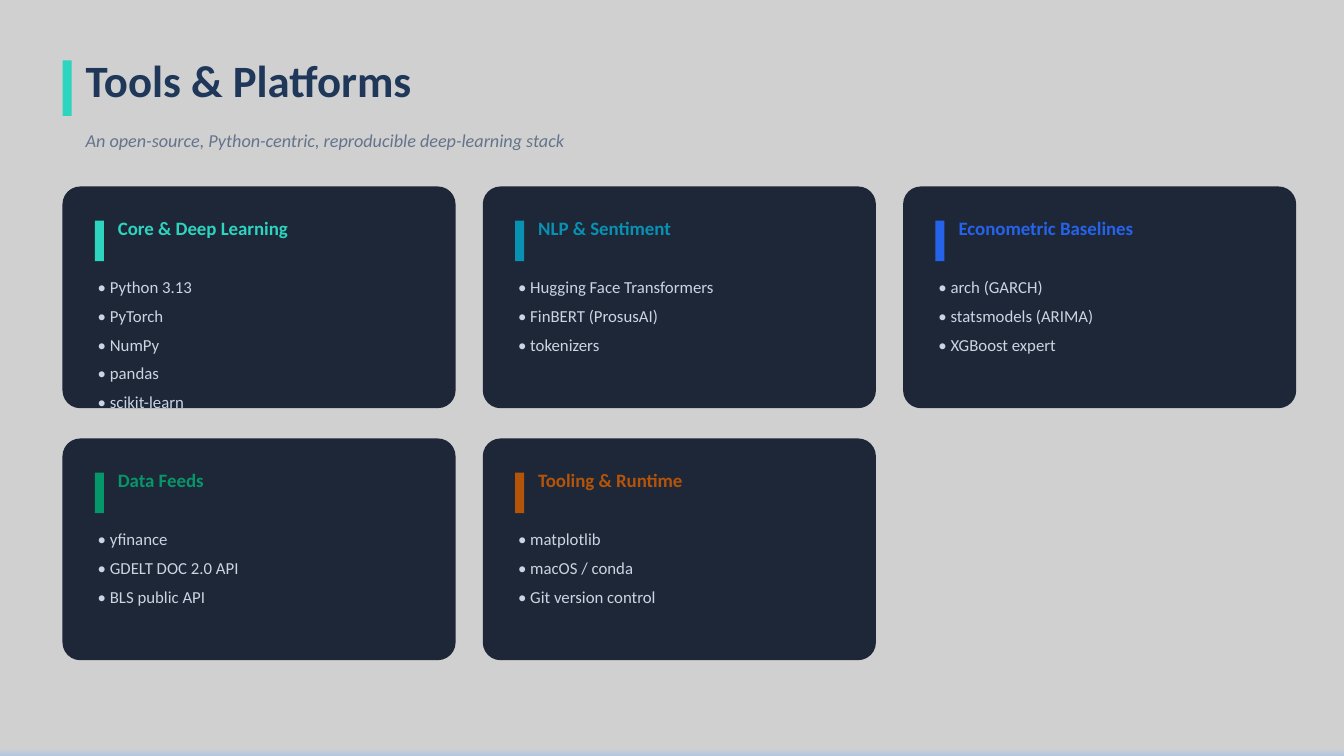
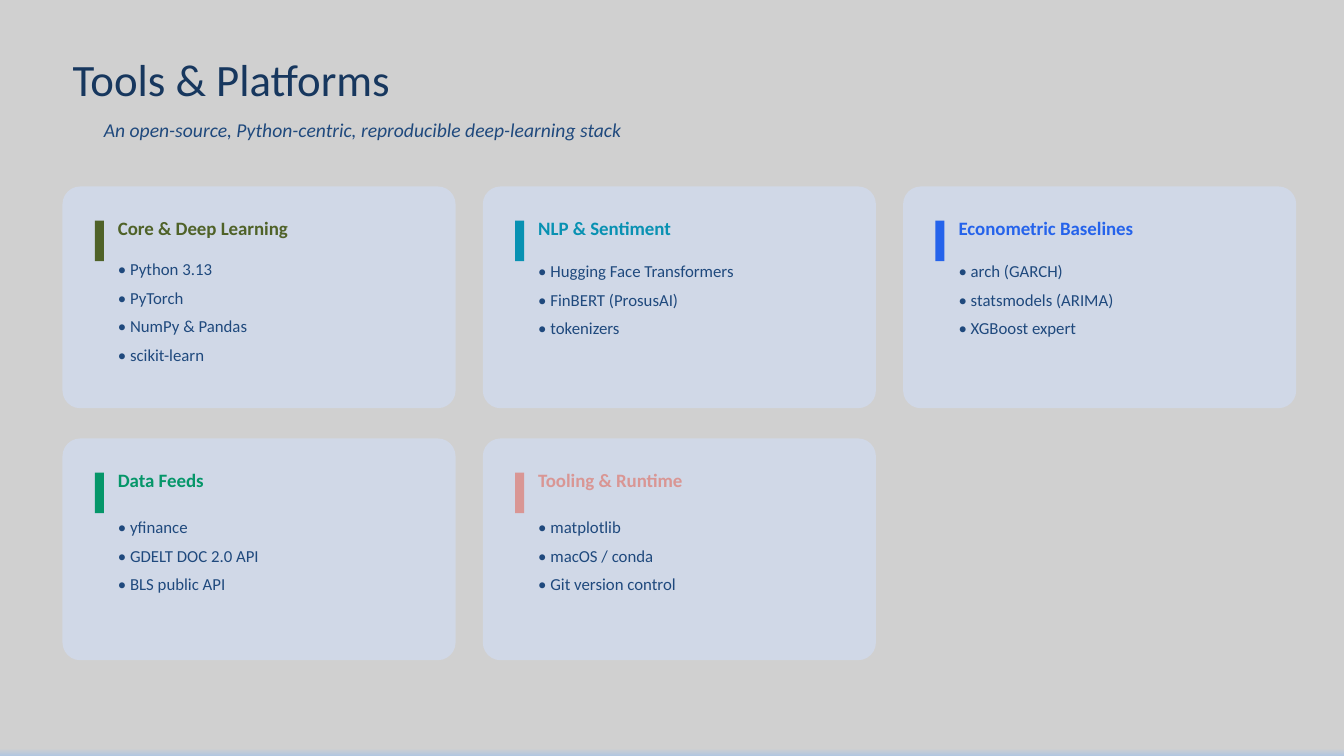
Before and after one commit to SudhakarPuppala/Forex_Price_Prediction, a slide deck: slide 17 of ppt/Midterm_Presentation.pptx. Drawn at 1344x756 pixels with LibreOffice and Linux fonts; fonts in the diff are those of the drawing. Boxes give left, top, right and bottom in pixels: in the first picture for what was removed or moved away, otherwise in the second. Text is boxed around its words. In the diff, an @@ line names an element or a change of style, - is before the commit and + after.

```diff
--- a/ppt/Midterm_Presentation.pptx
+++ b/ppt/Midterm_Presentation.pptx
@@ text "Tools & Platforms": place and size @@
-text "Tools & Platforms" at [86,65,411,98]
+text "Tools & Platforms" at [73,65,389,97]
@@ text "Tools & Platforms" at [73,65,389,97]: text colour #1F3759 to #17375E, bold off; less space between paragraphs; vertical alignment top to middle @@
@@ rectangle removed at [63,60,72,116] @@
@@ text "An open-source, Python-centric, reproducible deep-learning ...": place and size @@
-text "An open-source, Python-centric, reproducible deep-learning ..." at [86,134,564,150]
+text "An open-source, Python-centric, reproducible deep-learning ..." at [104,123,621,141]
@@ text "An open-source, Python-centric, reproducible deep-learning ..." at [104,123,621,141]: size 13 to 14 pt, text colour #64748B to #1F497D @@
@@ rectangle at [95,221,104,261]: fill #2DD4BF to #4F6228 @@
@@ text "Core & Deep Learning" at [118,222,288,238]: text colour #2DD4BF to #4F6228 @@
@@ text "• Python 3.13": place and size @@
-text "• Python 3.13" at [110,281,192,412]
+text "• Python 3.13" at [130,263,248,361]
@@ text at [130,263,212,361]: text colour #CBD5E1 to #1F497D in "• Python 3.13", "• PyTorch", "• scikit-learn" @@
@@ text colour #CBD5E1 to #1F497D in 4 elements at [130,521,259,593], [550,521,675,590], [971,265,1113,337], [550,265,733,334] @@
@@ text "• Hugging Face Transformers": place and size @@
-text "• Hugging Face Transformers" at [530,281,713,351]
+text "• Hugging Face Transformers" at [550,265,733,334]
@@ text "• arch (GARCH)": place and size @@
-text "• arch (GARCH)" at [951,281,1093,354]
+text "• arch (GARCH)" at [971,265,1113,337]
@@ text at [130,320,248,335]: text changed; text colour #CBD5E1 to #1F497D @@
-• NumPy
-• pandas
+• NumPy & Pandas
@@ fill #1E2738 to #D0D8E8 in 5 elements at [63,187,456,408], [483,187,876,408], [903,187,1297,408], [63,439,456,660], [483,439,876,660] @@
@@ rectangle at [515,473,524,513]: fill #B45409 to #D99694 @@
@@ text "Tooling & Runtime" at [538,474,682,490]: text colour #B45409 to #D99694 @@
@@ text "• yfinance": place and size @@
-text "• yfinance" at [110,533,239,606]
+text "• yfinance" at [130,521,259,593]
@@ text "• matplotlib": place and size @@
-text "• matplotlib" at [530,533,655,603]
+text "• matplotlib" at [550,521,675,590]
```
Also in this commit, not shown: 12 other slides changed, 8 other files.
